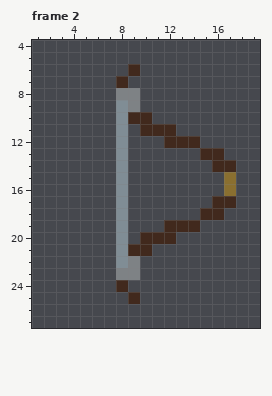
Two states of a pixel-art file, LevelUp2024/Assets/Art/Aseprite/weapon_sprites/bow.aseprite. Above, as it was before the edit.
32x32 pixels, 2 frames. Shown: frame 2: x 1..19, y 4..27.
New version:
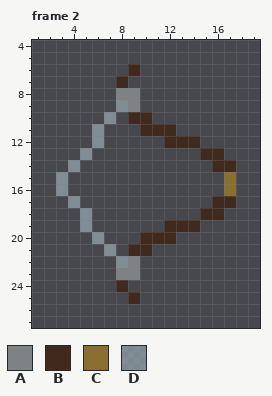
Palette (. is transparent): A #7e8285  B #41291d  C #8a6f30  D #9badb7ad
The exact change:
Frame 2:
y 10: x 7..8 .D -> D.
y 11..12: x 6 . -> D; x 8 D -> .
y 13: x 5 . -> D; x 8 D -> .
y 14: x 4 . -> D; x 8 D -> .
y 15..16: x 3 . -> D; x 8 D -> .
y 17: x 4 . -> D; x 8 D -> .
y 18..19: x 5 . -> D; x 8 D -> .
y 20: x 6 . -> D; x 8 D -> .
y 21: x 7..8 .D -> D.
Changed places in both pictures, as pixel boxes (x1, y1, x2, y2):
changed: (56, 112, 128, 256)
